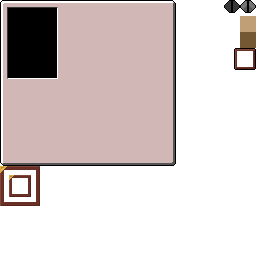
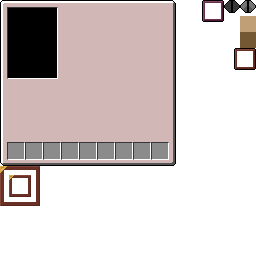
Revision of a layered 256 x 256 image; what changed, layer by layer:
added layer "itembar" above "Addons" over [7, 142, 169, 160]
painted on "Addons" over [202, 0, 224, 22]
